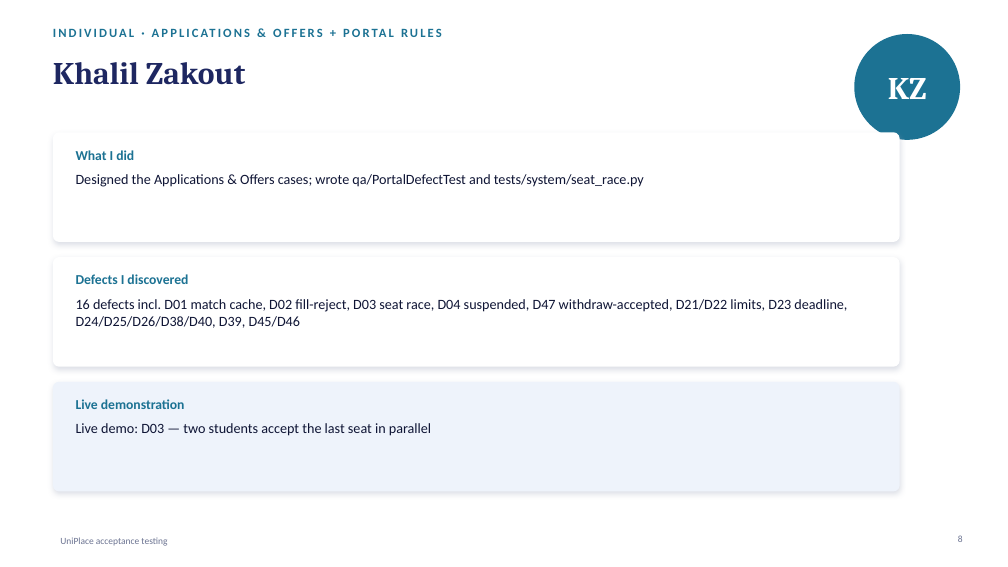
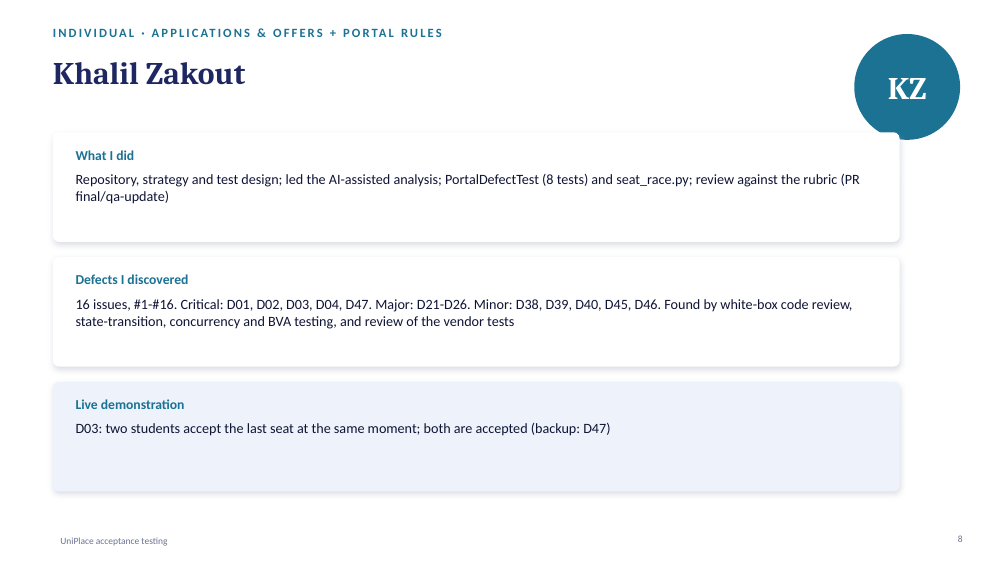
Before and after one commit to Khalil-Zakout/INFS4202, a slide deck: slide 8 of docs/presentation.pptx. Drawn at 1008x567 pixels with LibreOffice and Linux fonts; fonts in the diff are those of the drawing. Boxes give left, top, right and bottom in pixels: in the first picture for what was removed or moved away, otherwise in the second. Text is boxed around its words. In the diff, an @@ line names an element or a change of style, - is before the commit and + after.

Commit message:
Final QA update: D49-D52, GitHub issue numbers, Windows runner, Git workflow, cleanup

```diff
--- a/docs/presentation.pptx
+++ b/docs/presentation.pptx
@@ text at [76,174,860,204]: text changed @@
-Designed the Applications & Offers cases; wrote qa/PortalDefectTest and tests/system/seat_race.py
+Repository, strategy and test design; led the AI-assisted analysis; PortalDefectTest (8 tests) and seat_race.py; review against the rubric (PR final/qa-update)
@@ text at [76,299,853,329]: text changed @@
-16 defects incl. D01 match cache, D02 fill-reject, D03 seat race, D04 suspended, D47 withdraw-accepted, D21/D22 limits, D23 deadline, D24/D25/D26/D38/D40, D39, D45/D46
+16 issues, #1-#16. Critical: D01, D02, D03, D04, D47. Major: D21-D26. Minor: D38, D39, D40, D45, D46. Found by white-box code review, state-transition, concurrency and BVA testing, and review of the vendor tests
@@ text at [76,423,610,436]: text changed @@
-Live demo: D03 — two students accept the last seat in parallel
+D03: two students accept the last seat at the same moment; both are accepted (backup: D47)
```
Also in this commit, not shown: 9 other slides changed, 49 other files.
